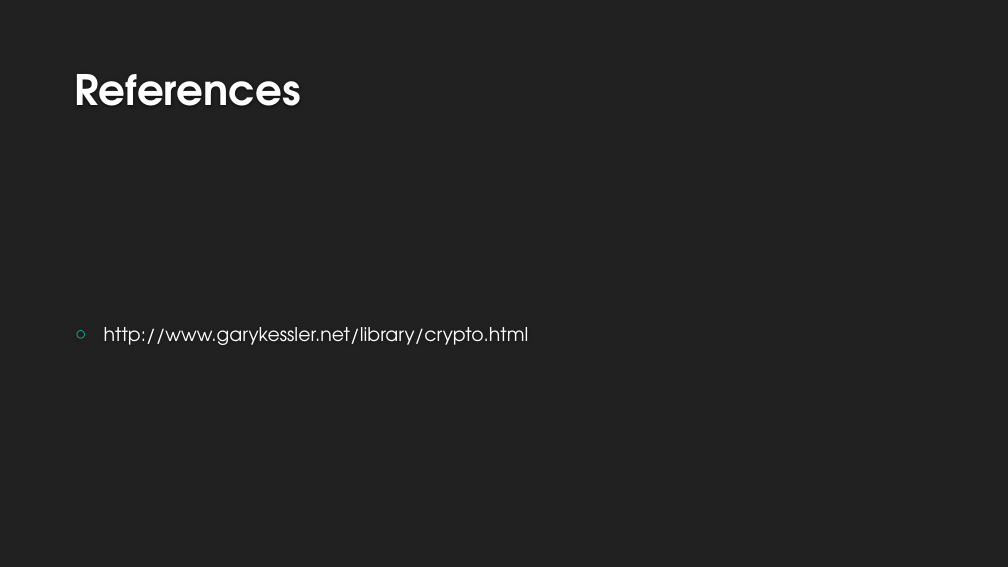
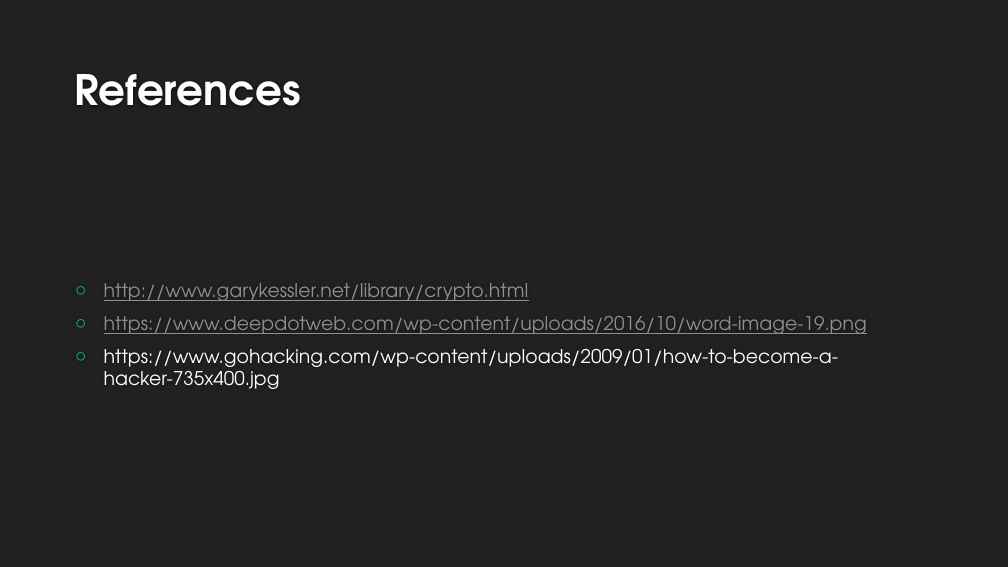
Before and after one commit to gin-nader/mscs630ginader, a slide deck: slide 16 of prj/presentation/IAHMAC.pptx (slide 12 before the commit). Drawn at 1008x567 pixels with LibreOffice and Linux fonts; fonts in the diff are those of the drawing; background and template pictures are left out. Boxes give left, top, right and bottom in pixels: in the first picture for what was removed or moved away, otherwise in the second. Text is boxed around its words. In the diff, an @@ line names an element or a change of style, - is before the commit and + after.

```diff
--- a/prj/presentation/IAHMAC.pptx
+++ b/prj/presentation/IAHMAC.pptx
@@ text at bbox=[104, 283, 529, 301]: text colour #FFFFFF to #8F8F8F, underline on in "http://www.garykessler.net/library/crypto.html" @@
@@ text at bbox=[104, 316, 867, 389]: paragraphs added @@
+○ https://www.deepdotweb.com/wp-content/uploads/2016/10/word-image-19.png
+○ https://www.gohacking.com/wp-content/uploads/2009/01/how-to-become-a-hacker-735x400.jpg
```
Also in this commit, not shown: 4 other slides changed, 5 slides added, 1 slide removed, 3 other files.
